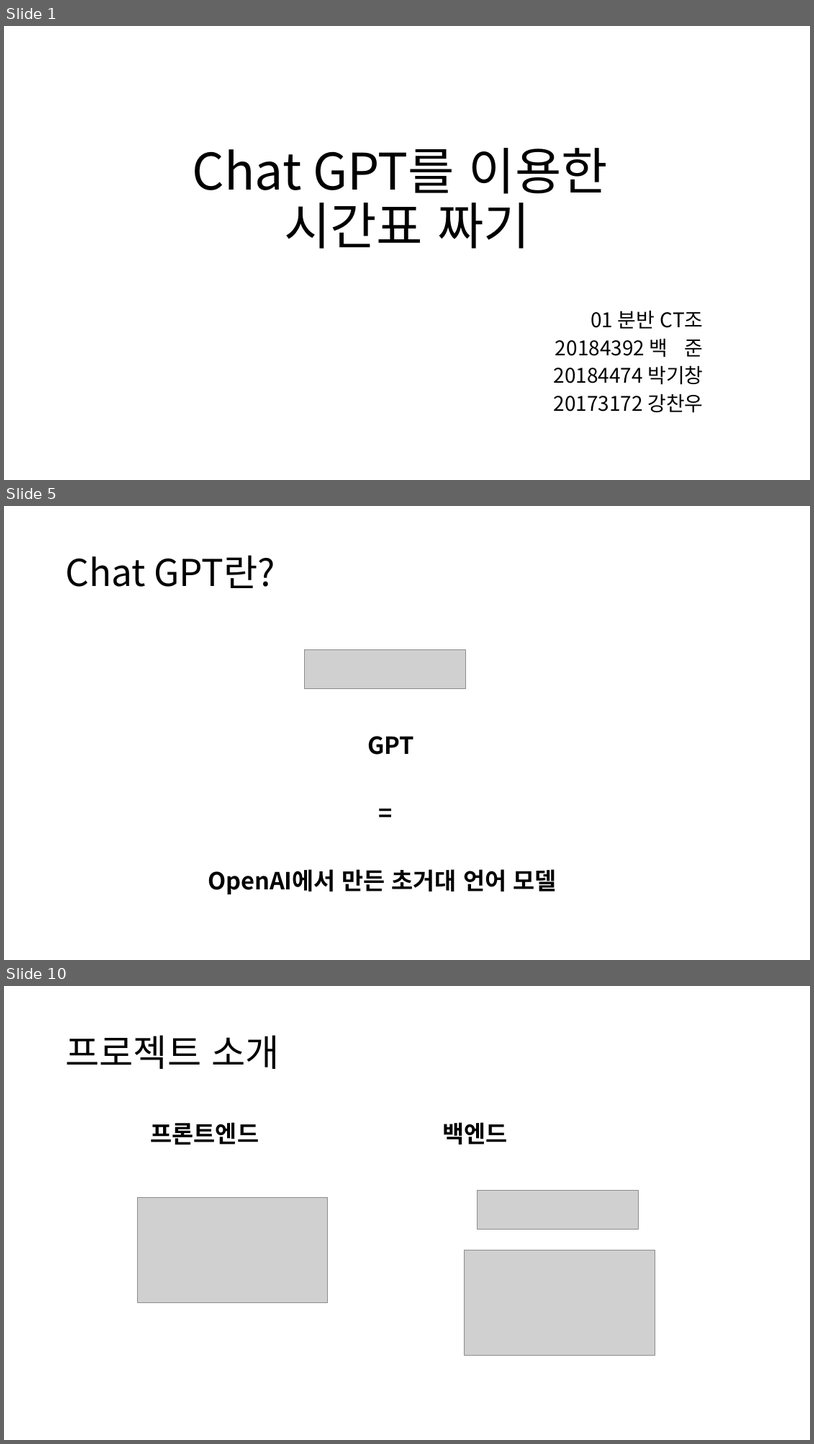
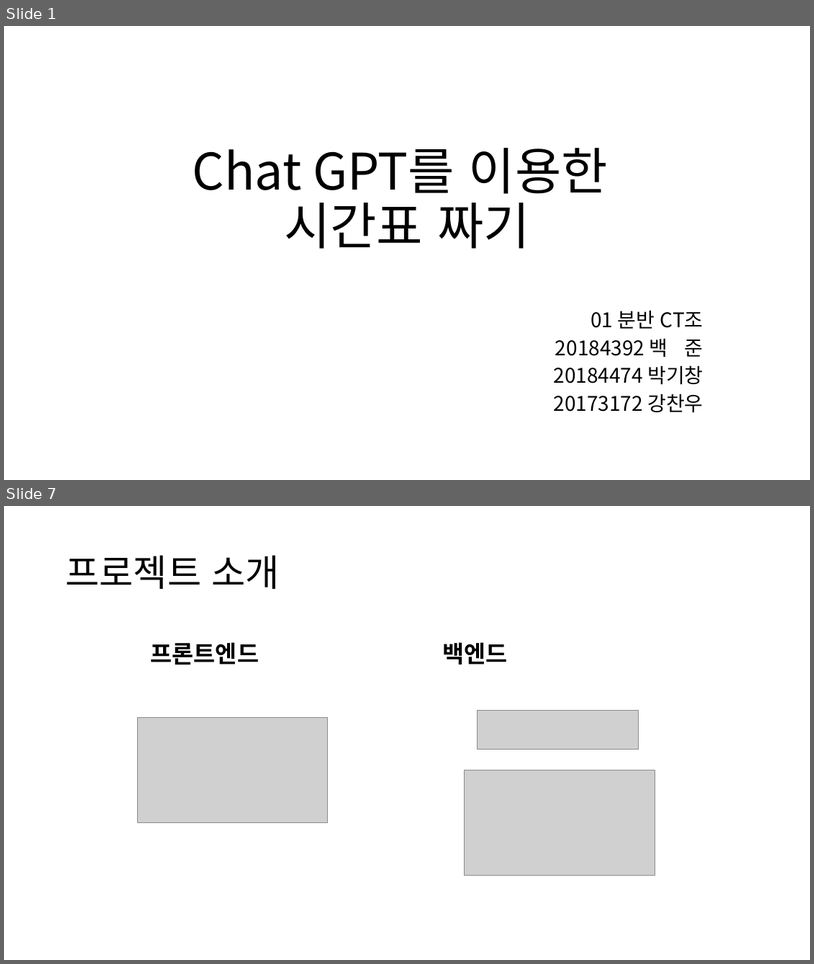
Before and after one commit to gichangee/chat-gpt-timetable, a slide deck: docs/중간발표자료.pptx. Shown one above the other, each under a label of ours: slides 1, 5 and 10 before the commit, slides 1 and 7 after it; the slides between them are not shown. The pictures are 814x1444 and 814x964 pixels, drawn with LibreOffice and Linux fonts; fonts in the diff are those of the drawing; grey boxes stand for pictures. Boxes give left, top, right and bottom in pixels: in the first picture for what was removed or moved away, otherwise in the second. Text is boxed around its words. In the diff, an @@ line names an element or a change of style, - is before the commit and + after.

```diff
--- a/docs/중간발표자료.pptx
+++ b/docs/중간발표자료.pptx
@@ slide 5 removed at [4,506,810,960], background #FFFFFF @@
@@ title removed at [65,555,275,588] @@
-Chat GPT란?
@@ picture removed at [305,649,466,689] @@
@@ text removed at [208,736,556,894] @@
-GPT
-=
-OpenAI에서 만든 초거대 언어 모델
@@ what was slide 10 is now slide 7 @@
```
Also in this commit, not shown: 6 slides changed, 3 slides added, 6 other slides removed, 6 other files.
